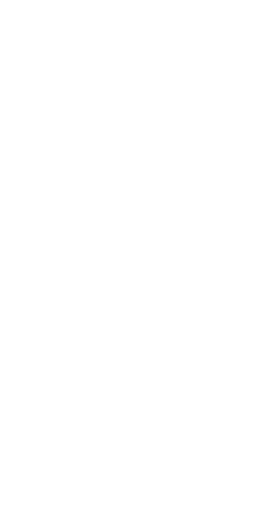
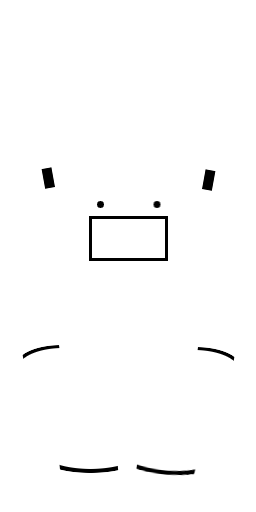
Layered file, before and after one edit (256×512). Changes by layer:
removed layer "o" over [left=27, top=167, right=216, bottom=476]
renamed "Hintergrund" to "aly_full.png", showed it, painted on it over [left=22, top=167, right=235, bottom=476]
added layer "details" above "body" over [left=22, top=167, right=235, bottom=476]
added layer "body" above "Ebene" over [left=22, top=167, right=235, bottom=476]
